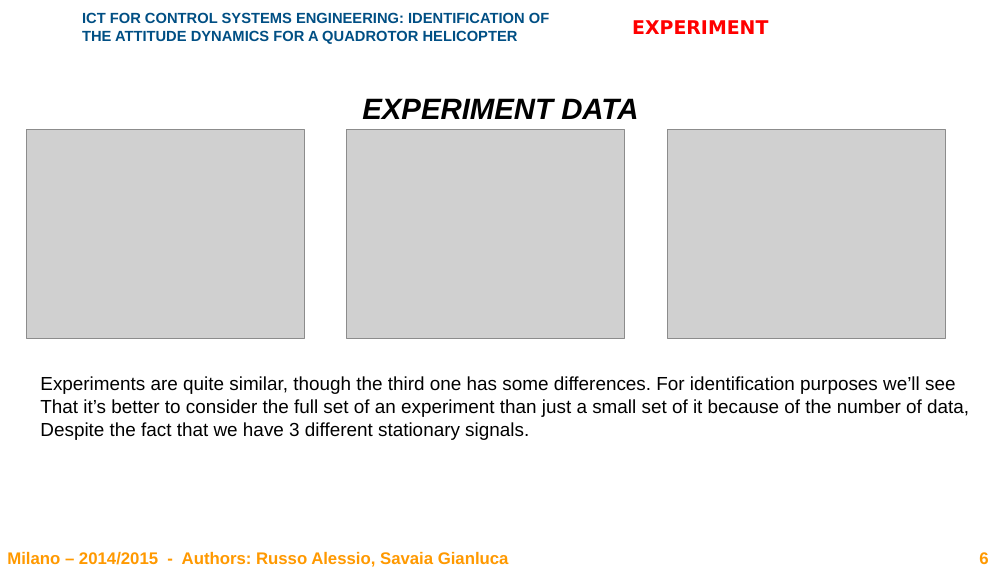
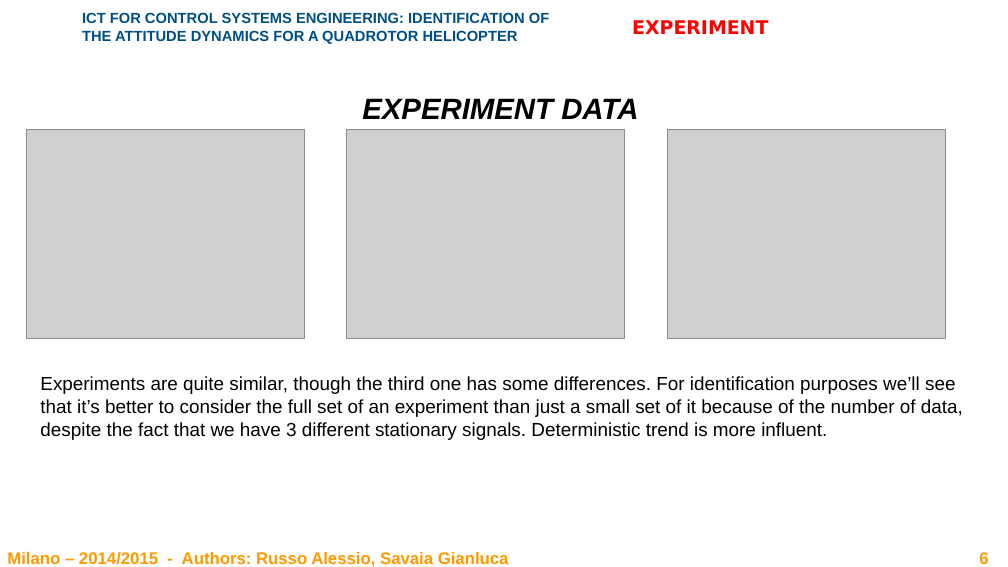
Before and after one commit to rssalessio/BlackBox-Quadrotor-Identification, a slide deck: slide 6 of report/Report.pptx. Drawn at 1008x567 pixels with LibreOffice and Linux fonts; fonts in the diff are those of the drawing; grey boxes stand for pictures; background and template pictures are left out. Boxes give left, top, right and bottom in pixels: in the first picture for what was removed or moved away, otherwise in the second. Text is boxed around its words. In the diff, an @@ line names an element or a change of style, - is before the commit and + after.

```diff
--- a/report/Report.pptx
+++ b/report/Report.pptx
@@ text at <box>40,399,963,440</box>: text changed @@
-That it’s better to consider the full set of an experiment than just a small set of it because of the number of data,
-Despite the fact that we have 3 different stationary signals.
+that it’s better to consider the full set of an experiment than just a small set of it because of the number of data,
+despite the fact that we have 3 different stationary signals. Deterministic trend is more influent.
```
Also in this commit, not shown: 2 other slides changed, 1 other file.
